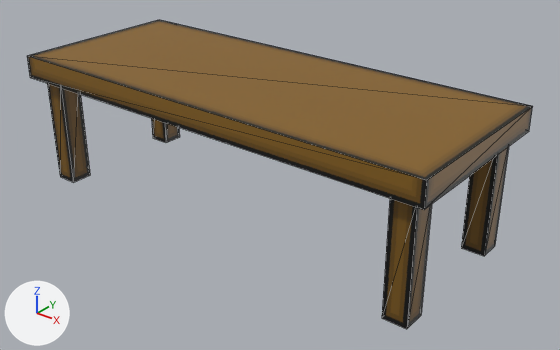
The glTF model Scenes/Objects/3D/Tables/Light_Brown_1/Models/Model.glb: old version first, new version second.
Camera for both pictures: a 50 mm lens placed at (2.45, -2.88, 2.04), pointed at (0.13, 0.02, 0.24). The axes (+X, +Y, +Z) are drawn at lower left. The lights are the same throughout. The first picture is the older version. Mesh edges are drawn as thin lines. Vertices at exactly the same position are counted once.

The first picture shows 'Table'.
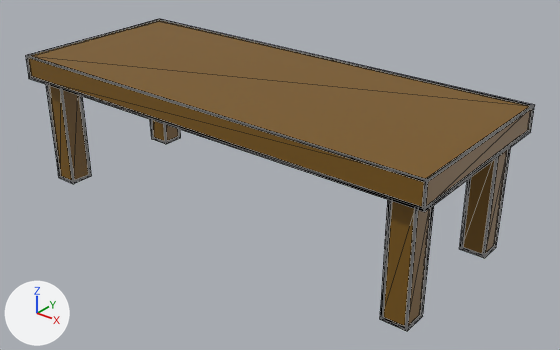
Where the change shows, as pixel boxes (x1, y1, x2, y2) in the pictures (560 x 350 px; the box of a moved part takes in the faces that stretch with it):
'Table', reshaped: before (27, 20, 533, 329); after (26, 19, 535, 331)
part 1 of me_table, added: after (26, 19, 535, 212)
part 2 of me_table, added: after (46, 84, 92, 184)
part 3 of me_table, added: after (150, 120, 181, 144)
part 4 of me_table, added: after (459, 147, 511, 258)
part 5 of me_table, added: after (380, 200, 434, 331)
part 6 of me_table, moved or reshaped: before (27, 56, 533, 328); after (29, 58, 532, 326)
part 7 of me_table, recoloured: (31, 21, 530, 179) in both
part 8 of me_table, recoloured: (49, 85, 495, 326) in both

What the commit changed:
Material 'Main' (mat_main) is new.
Its base color is (0.195, 0.0953, 0.0075) (brown #7a5715).
Material 'Outline' (mat_outline) is new.
Its base color is (0.0, 0.0, 0.0) (black #000000).
Its metallic is 1.0.
Its roughness is 1.0.
me_table is used by ob_table; location (0.0, 0.0, 0.0).
me_table had 68 vertices, 44 faces and spanned x -1.25..1.25, y -0.5..0.5, z 0.0..0.75.
me_table no longer uses material mat_main_down_up (picture img_main_down_up).
me_table no longer uses material mat_main_left_right (picture img_main_left_right).
me_table no longer uses material mat_leg_left_right (picture img_leg_left_right).
me_table now has 240 vertices, 532 faces and spans x -1.26..1.26, y -0.51..0.51, z -0.01..0.76.
me_table part 1: a new loose piece of 40 vertices spanning x -1.26..1.26, y -0.51..0.51, z 0.62..0.76, in mat_outline (black #000000).
me_table part 2: a new loose piece of 40 vertices spanning x -1.19..-1.06, y -0.44..-0.31, z -0.01..0.63, in mat_outline (black #000000).
me_table part 3: a new loose piece of 40 vertices spanning x -1.19..-1.06, y 0.31..0.44, z -0.01..0.63, in mat_outline (black #000000).
me_table part 4: a new loose piece of 40 vertices spanning x 1.06..1.19, y 0.31..0.44, z -0.01..0.63, in mat_outline (black #000000).
me_table part 5: a new loose piece of 40 vertices spanning x 1.06..1.19, y -0.44..-0.31, z -0.01..0.63, in mat_outline (black #000000).
Part 6, on me_table:
28 vertices are removed from x -1.25..1.25, y -0.5..0.5, z 0.0..0.75.
24 faces are deleted.
32 new faces join them, mat_main (brown #7a5715).
me_table part 7: 4 faces spanning x -1.25..1.25, y -0.5..0.5, z 0.62..0.75 switch from mat_main_bottom_top (picture img_main_bottom_top) to mat_main (brown #7a5715).
me_table part 8: 16 faces spanning x -1.19..1.19, y -0.44..0.44, z 0.0..0.62 switch from mat_leg_down_up (picture img_leg_down_up) to mat_main (brown #7a5715).
me_table gains material mat_outline (black #000000).
